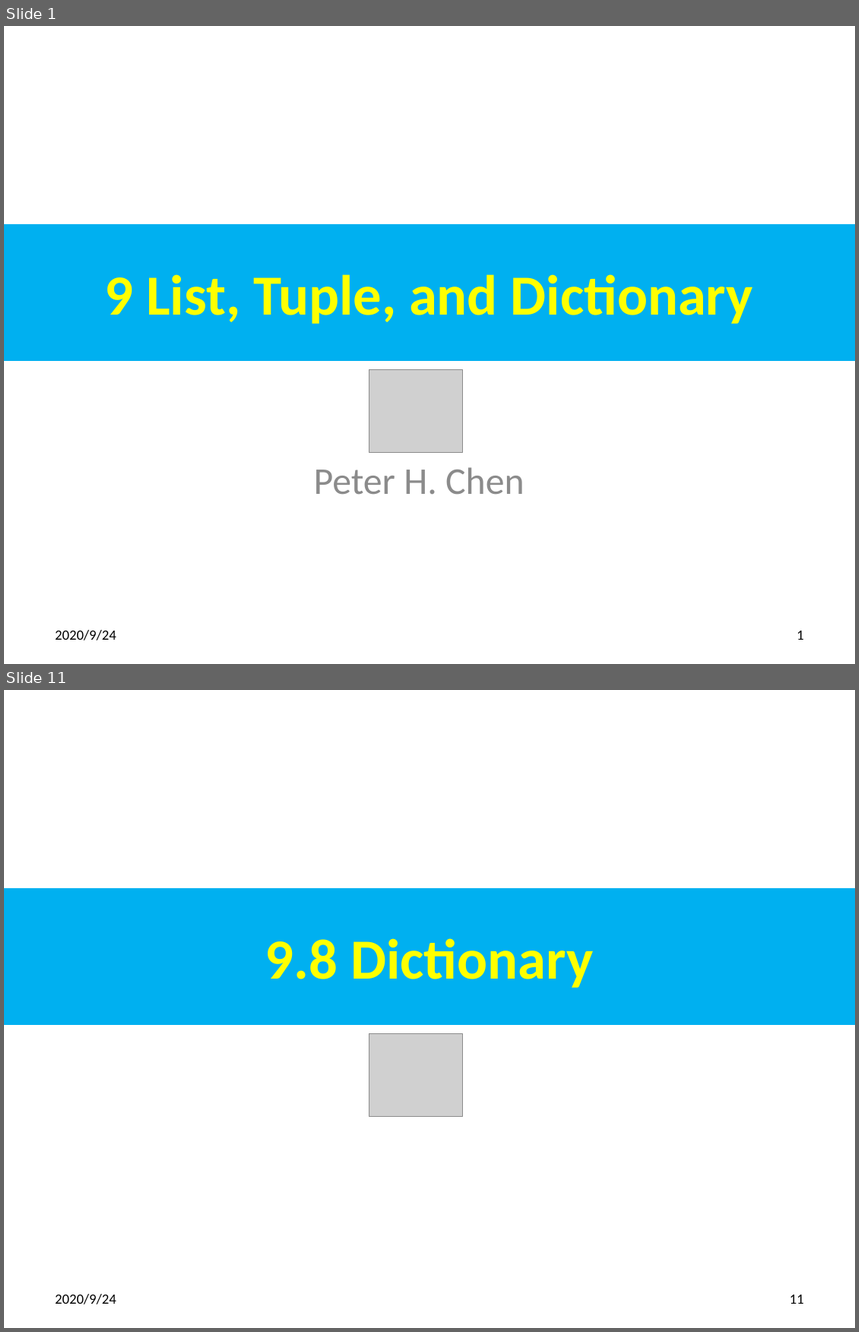
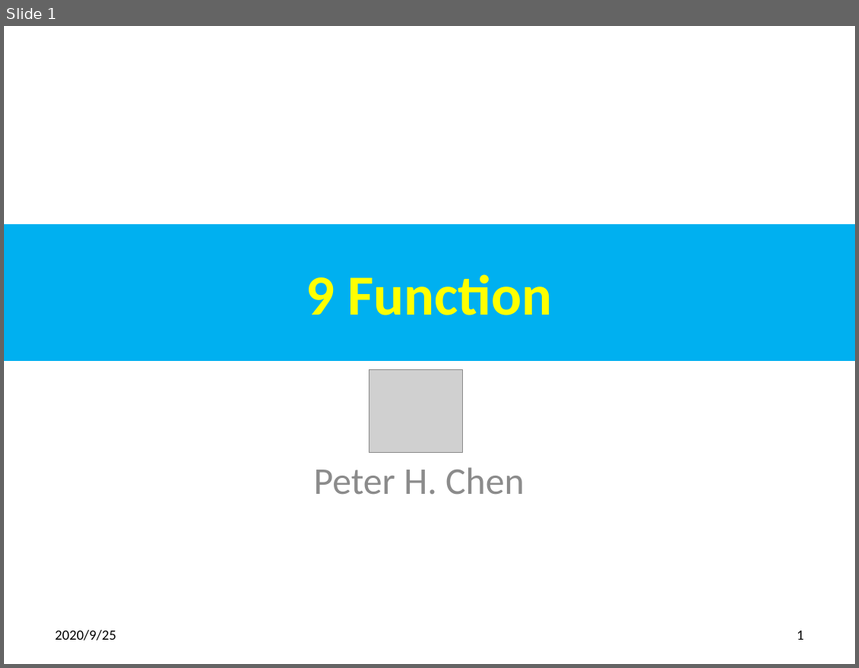
Before and after one commit to peterhchen/900_Python_ML_DS_DL, a slide deck: 009_Function.pptx. Shown one above the other, each under a label of ours: slides 1 and 11 before the commit, slide 1 after it; the slides between them are not shown. The pictures are 859x1332 and 859x668 pixels, drawn with LibreOffice and Linux fonts; fonts in the diff are those of the drawing; grey boxes stand for pictures. Boxes give left, top, right and bottom in pixels: in the first picture for what was removed or moved away, otherwise in the second. Text is boxed around its words. In the diff, an @@ line names an element or a change of style, - is before the commit and + after.

```diff
--- a/009_Function.pptx
+++ b/009_Function.pptx
@@ slide 11 removed at [4,690,855,1328], background #FFFFFF @@
@@ title removed at [4,888,855,1025] @@
-9.8 Dictionary
@@ picture removed at [369,1034,463,1116] @@
@@ text removed at [55,1294,116,1305] @@
-2020/9/24
@@ page number removed at [790,1295,804,1304] @@
-11
@@ slide 1 changed as well @@
@@ title at [306,275,552,316]: text changed @@
-9 List, Tuple, and Dictionary
+9 Function
@@ text at [55,630,116,641]: text changed @@
-2020/9/24
+2020/9/25
```
Also in this commit, not shown: 4 other slides changed, 12 other slides removed, 2 other files.
